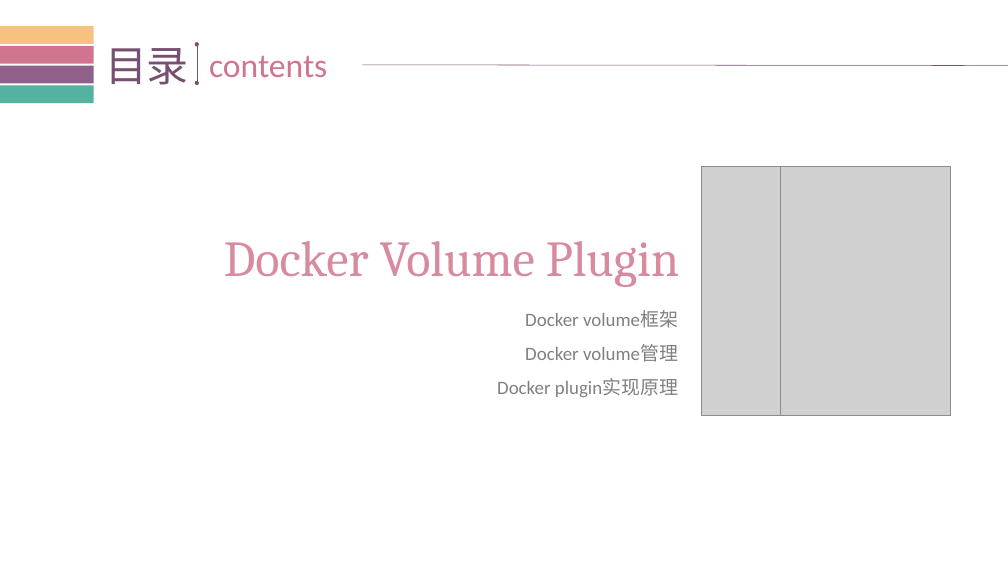
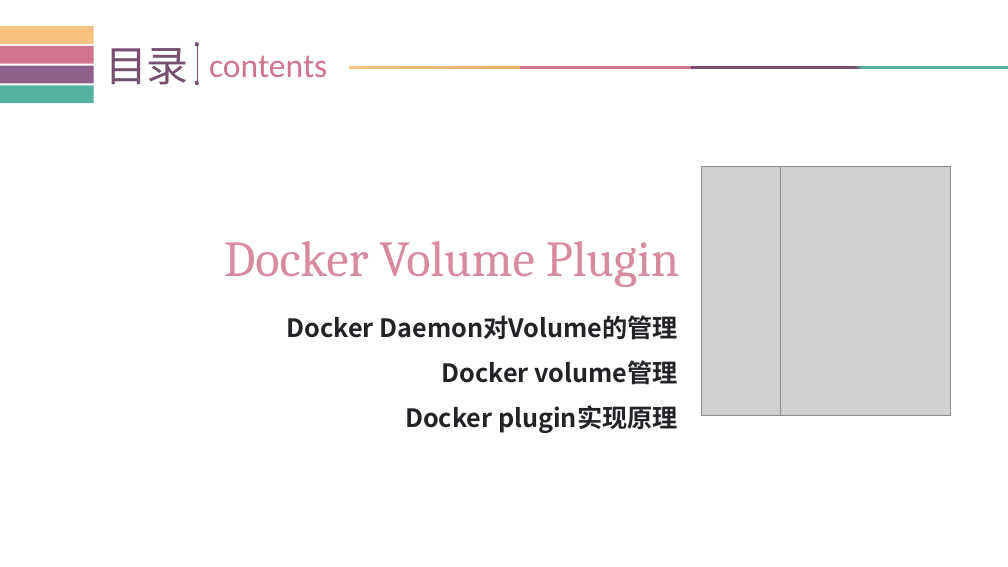
Before and after one commit to xiaolingzang/docker, a slide deck: slide 14 of dockerVolume.pptx. Drawn at 1008x567 pixels with LibreOffice and Linux fonts; fonts in the diff are those of the drawing; grey boxes stand for pictures. Boxes give left, top, right and bottom in pixels: in the first picture for what was removed or moved away, otherwise in the second. Text is boxed around its words. In the diff, an @@ line names an element or a change of style, - is before the commit and + after.

```diff
--- a/dockerVolume.pptx
+++ b/dockerVolume.pptx
@@ rectangle added at (x1=349, y1=66, x2=1008, y2=69), fill gradient #F7C17F to #EDAC5D to #D1758E to #774F71 to #55B2A0 @@
@@ line removed from (362, 65) to (1008, 66) @@
@@ text at (x1=287, y1=315, x2=678, y2=340): text changed; size 18 to 24 pt; font Calibri to Noto Sans CJK SC; text colour #808080 to #232226; bold on @@
-Docker volume框架
+Docker Daemon对Volume的管理
@@ text at (x1=405, y1=360, x2=678, y2=433): size 18 to 24 pt, font Calibri to Noto Sans CJK SC, text colour #808080 to #232226, bold on in "Docker volume管理", "Docker plugin实现原理" @@
```
Also in this commit, not shown: 18 other slides changed, 1 slide added, 1 other file.
